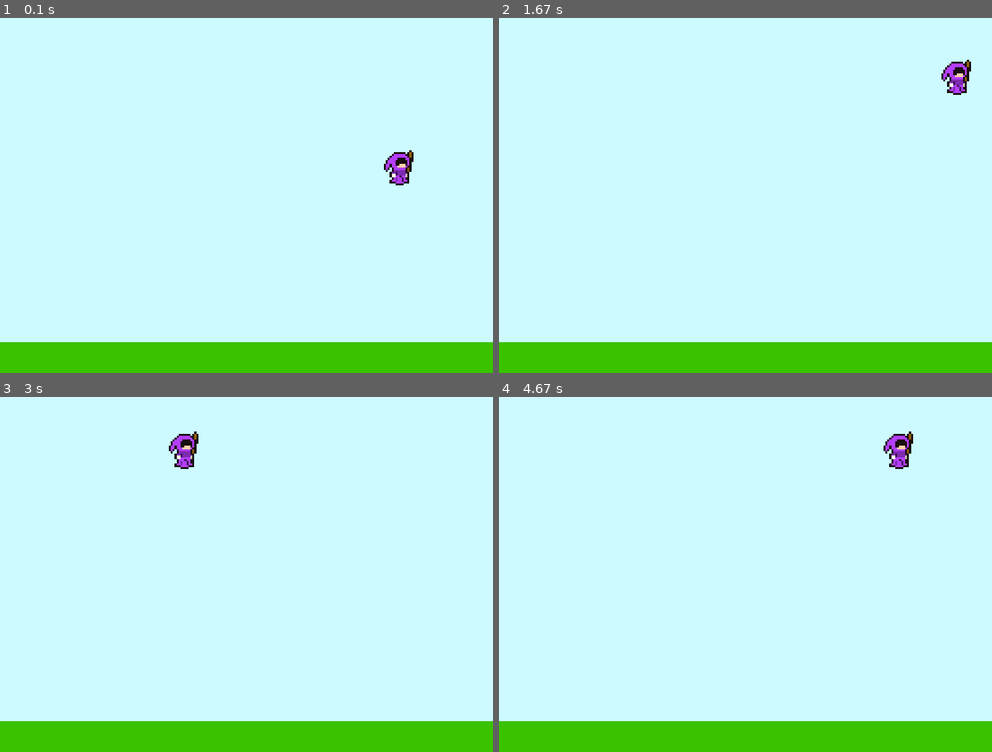
Above: before the commit, frames 1-4 (two rows, left to right).
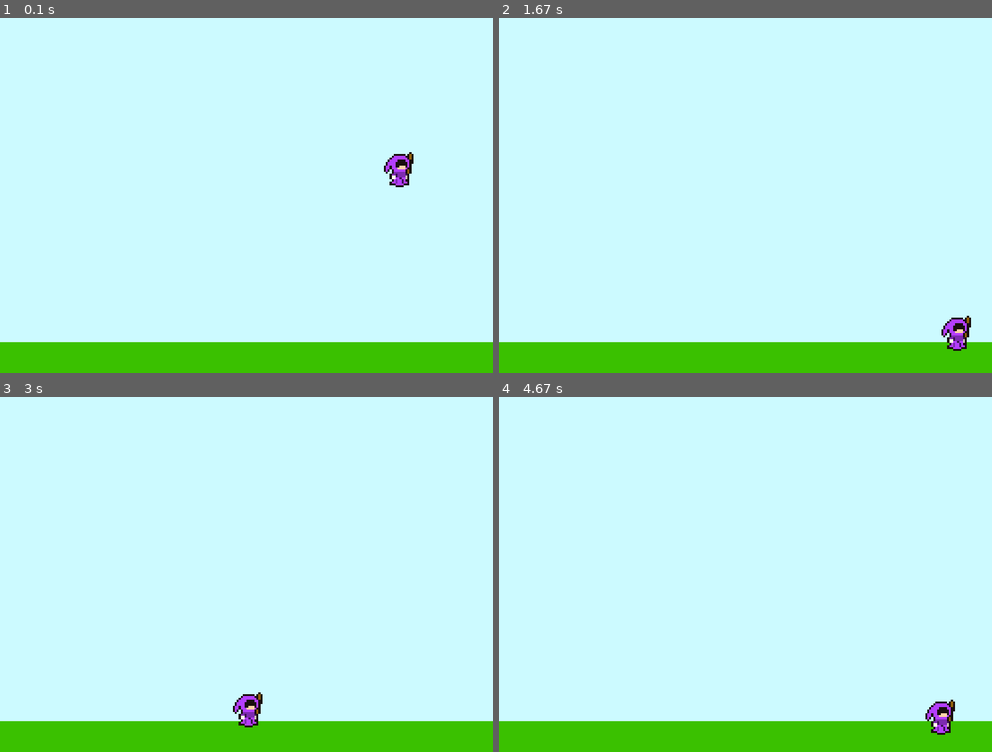
Above: after the commit, the same moments.

Repository: ilbuonmarcio/pygamecourse
Game: pygame game, started from 11_PlayerMovement/main.py
Two runs of this game, one before a commit and one after it. Both use one fixed random seed, a clock stepped at 60 frames per second and the inputs below.
Inputs:
- Up to frame 1 (0.1 s): no input
- Up to frame 2 (1.67 s): tap Space at 0.33, 0.73, 1.03, 1.23, 1.53 s; hold D 0.67-1.13 s; hold D 1.17-1.63 s
- Up to frame 3 (3 s): hold A 1.67-2.2 s; tap Space at 1.73, 2.03, 2.3, 2.6, 2.73 s; hold A 2.23-2.63 s; hold D from 2.67 s (still down)
- Up to frame 4 (4.67 s): tap Space at 3.03, 3.4, 3.7, 3.9, 4.2, 4.4 s; release D at 3.3 s; hold A 3.33-3.8 s; hold D 3.83-4.3 s; hold D from 4.33 s (still down)

The runs differ from the first frame. In frame 1, 0.2% of the frame differs, in the area x 77-84%, y 37-48%; in frame 2, 0.8%; in frame 3, 0.9%, in the area x 34-54%, y 9-94%; in frame 4, 0.9%.

Commit message:
Code refactoring

Diff:
--- a/11_PlayerMovement/main.py
+++ b/11_PlayerMovement/main.py
@@ -6,7 +6,7 @@
 
 GAME_RES = WIDTH, HEIGHT = 800, 600
 FPS = 200
-GAME_TITLE = 'UnderwaterGravity - MarconiGames'
+GAME_TITLE = 'PlayerMovement - MarconiGames'
 
 window = pygame.display.set_mode(GAME_RES, HWACCEL|HWSURFACE|DOUBLEBUF)
 pygame.display.set_caption(GAME_TITLE)
@@ -28,6 +28,9 @@
 )
 # Edited from https://opengameart.org/content/sky-background
 
+parachute_image = scaleimg(pygame.image.load('./images/player/parachute.png'), (64, 64))
+
+
 player_right_images = [
     scaleimg(pygame.image.load('./images/player/standing0.png'), (64, 64)),
     scaleimg(pygame.image.load('./images/player/standing1.png'), (64, 64))
@@ -38,7 +41,7 @@
     flipimg(player_right_images[1], True, False)
 ]
 
-player_jumping_images = [
+player_jumping_right_images = [
     scaleimg(pygame.image.load('./images/player/jump0.png'), (64, 64)),
     scaleimg(pygame.image.load('./images/player/jump1.png'), (64, 64)),
     scaleimg(pygame.image.load('./images/player/jump2.png'), (64, 64)),
@@ -48,16 +51,44 @@
     scaleimg(pygame.image.load('./images/player/jump6.png'), (64, 64))
 ]
 
+player_jumping_left_images = [
+    flipimg(player_jumping_right_images[0], True, False),
+    flipimg(player_jumping_right_images[1], True, False),
+    flipimg(player_jumping_right_images[0], True, False),
+    flipimg(player_jumping_right_images[1], True, False),
+    flipimg(player_jumping_right_images[0], True, False),
+    flipimg(player_jumping_right_images[1], True, False),
+    flipimg(player_jumping_right_images[0], True, False)
+]
+
 player_images = {
-    'standing' : player_right_images,
     'right': player_right_images,
     'left' : player_left_images,
-    'jumping' : player_jumping_images
+    'jumping_left' : player_jumping_left_images,
+    'jumping_right' : player_jumping_right_images
 }
 
+class Parachute(pygame.sprite.Sprite):
+
+    def __init__(self, image=parachute_image):
+        pygame.sprite.Sprite.__init__(self)
+        self.image_reference = image
+        self.blank_image = pygame.Surface((64, 64))
+        self.blank_image.set_alpha(0)
+        self.image = self.blank_image
+        self.rect = self.image.get_rect()
+
+    def toggle(self, value, x, y):
+        self.rect.x = x
+        self.rect.y = y - 32
+        if value:
+            self.image = self.image_reference
+        else:
+            self.image = self.blank_image
+
 class Player(pygame.sprite.Sprite):
 
-    def __init__(self, images):
+    def __init__(self, images, parachute):
         pygame.sprite.Sprite.__init__(self)
         self.images = images
         self.image = images['right'][0]
@@ -65,51 +96,78 @@
         self.rect.x = random.randint(25, WIDTH - self.rect.width - 25)
         self.rect.y = random.randint(150, HEIGHT - self.rect.height - 25)
         self.x_gravity = 0
-        self.y_gravity = 0.001
+        self.y_gravity = 0.003
         self.x_speed = 0
         self.y_speed = 0.03
         self.x_speedmin = -0.5
         self.x_speedmax = 0.5
+        self.y_speedmin = -0.8
         self.y_speedmax = 1.5
-        self.state = "standing"
+        self.state = "right"
         self.previous_state = None
         self.animation_time = 300
         self.jump_animation_time = 100
         self.curr_animation_time = 0
         self.animation_index = 0
-
-    def move(self, deltatime, direction="standing"):
+        self.parachute = parachute
+
+    def move(self, deltatime, actions=[]):
 
         self.previous_state = self.state
-        if direction != "standing":
-            self.state = direction
+
+        if "left" in actions and "jump" in actions:
+            self.x_speed -= 0.03
+            self.y_speed -= 0.075
+            self.state = "jumping_left"
+            self.parachute.toggle(True, self.rect.x, self.rect.y)
+        elif "right" in actions and "jump" in actions:
+            self.x_speed += 0.03
+            self.y_speed -= 0.075
+            self.state = "jumping_right"
+            self.parachute.toggle(True, self.rect.x, self.rect.y)
+        elif "jump" in actions:
+            self.y_speed -= 0.075
+            if self.previous_state == "right":
+                self.state = "jumping_right"
+            if self.previous_state == "left":
+                self.state = "jumping_left"
+            self.parachute.toggle(True, self.rect.x, self.rect.y)
+        elif "left" in actions:
+            self.x_speed -= 0.03
+            self.state = "left"
+            self.parachute.toggle(False, self.rect.x, self.rect.y)
+        elif "right" in actions:
+            self.x_speed += 0.03
+            self.state = "right"
+            self.parachute.toggle(False, self.rect.x, self.rect.y)
+        elif len(actions) == 0:
+            self.state = self.previous_state
+            self.x_speed *= 0.93
+            self.parachute.toggle(False, self.rect.x, self.rect.y)
+
+        if self.x_speed < self.x_speedmin:
+            self.x_speed = self.x_speedmin
+        if self.x_speed > self.x_speedmax:
+            self.x_speed = self.x_speedmax
+        if self.y_speed < self.y_speedmin:
+            self.y_speed = self.y_speedmin
+        if self.y_speed > self.y_speedmax:
+            self.y_speed = self.y_speedmax
+
 
         self.x_speed += self.x_gravity * deltatime
         self.y_speed += self.y_gravity * deltatime
 
-        if direction == "jumping" and self.rect.y > 25:
-            self.y_speed = -0.25
-        if direction == "left":
-            self.x_speed -= 0.01
-        if direction == "right":
-            self.x_speed += 0.01
-        if direction == "standing":
-            self.x_speed /= 1.01
-
-        if self.x_speed > self.x_speedmax:
-            self.x_speed = self.x_speedmax
-        if self.x_speed < self.x_speedmin:
-            self.x_speed = self.x_speedmin
-        if self.y_speed > self.y_speedmax:
-            self.y_speed = self.y_speedmax
-
-        self.rect.y += self.y_speed * deltatime
+        self.rect.y += int(self.y_speed * deltatime)
         self.rect.x += int(self.x_speed * deltatime)
 
         if self.rect.y + self.rect.height > HEIGHT - 25:
             self.rect.y = HEIGHT - self.rect.height - 25
-            if self.state not in ['right', 'left']:
-                self.state = "standing"
+            self.y_speed = 0
+            if self.state == "jumping_left":
+                self.state = "left"
+            elif self.state == "jumping_right":
+                self.state = "right"
 
         if self.rect.x + self.rect.width > WIDTH - 25:
             self.rect.x = WIDTH - self.rect.width - 25
@@ -120,15 +178,15 @@
         if self.rect.x < 25:
             self.rect.x = 25
 
-        print("CURRENT STATE: ", self.state)
+        # print("CURRENT STATE: ", self.state)
 
         self.animate()
 
 
     def animate(self):
-        print(self.curr_animation_time, self.animation_time)
+        # print(self.curr_animation_time, self.animation_time)
         if self.previous_state == self.state:
-            if self.state != "jumping":
+            if self.state != "jumping_left" and self.state != "jumping_right":
                 if self.curr_animation_time >= self.animation_time:
                     self.animation_index += 1
                     self.curr_animation_time = 0
@@ -145,9 +203,11 @@
         self.image = self.images[self.state][self.animation_index % len(self.images[self.state])]
 
 
-player = Player(player_images)
+parachute = Parachute()
+player = Player(player_images, parachute)
 
 player_group = pygame.sprite.GroupSingle(player)
+parachute_group = pygame.sprite.GroupSingle(parachute)
 
 background_color = (255, 255, 255) # RGB value
 
@@ -171,20 +231,23 @@
 
     # Game logic
     keys_pressed = pygame.key.get_pressed()
-
+    actions = []
     if keys_pressed[K_SPACE]:
-        player.move(deltatime, "jumping")
+        actions.append("jump")
     if keys_pressed[K_a]:
-        player.move(deltatime, "left")
+        actions.append("left")
     if keys_pressed[K_d]:
-        player.move(deltatime, "right")
-
-    player.move(deltatime)
+        actions.append("right")
+
+    # print(actions)
+
+    player.move(deltatime, actions)
 
     # Display update
     # pygame.Surface.fill(window, background_color)
     pygame.Surface.blit(window, background_image, (0, 0))
 
+    parachute_group.draw(window)
     player_group.draw(window)
 
     pygame.display.update()
